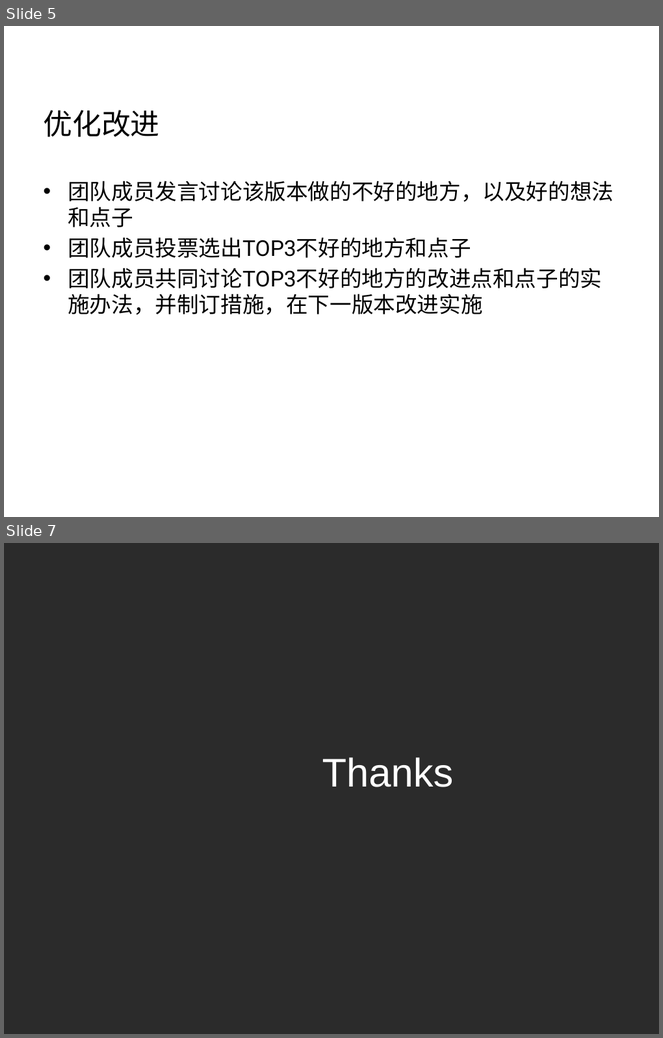
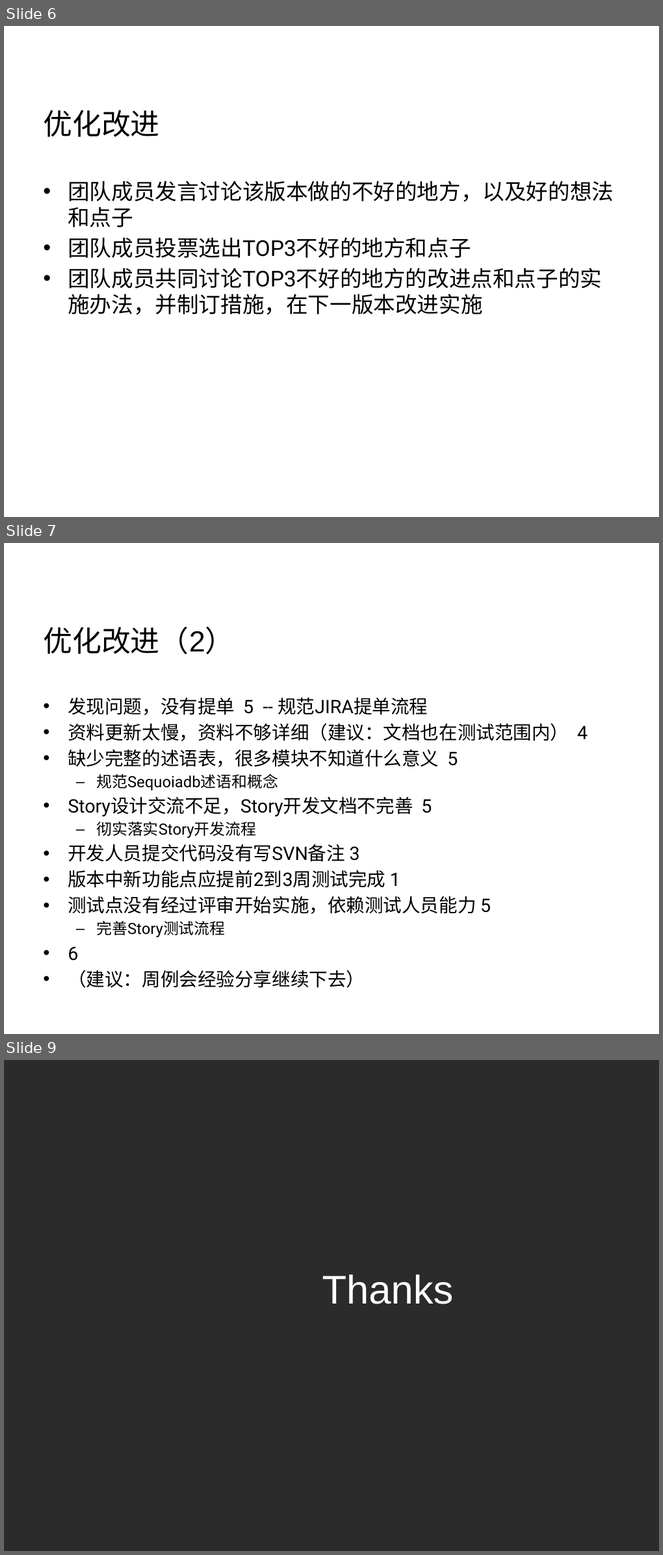
Before and after one commit to Vivian-hihi/SequoiaDB, a slide deck: internal_doc/00.项目管理/01.会议纪要/SequoiaDB 1.8版本回顾会议_20140707.pptx. Shown one above the other, each under a label of ours: slides 5 and 7 before the commit, slides 6, 7 and 9 after it; the slides between them are not shown. The pictures are 663x1038 and 663x1555 pixels, drawn with LibreOffice and Linux fonts; fonts in the diff are those of the drawing; background and template pictures are left out; a plain dark background stands for a picture behind light text. Boxes give left, top, right and bottom in pixels: in the first picture for what was removed or moved away, otherwise in the second. Text is boxed around its words. In the diff, an @@ line names an element or a change of style, - is before the commit and + after.

```diff
--- a/internal_doc/00.项目管理/01.会议纪要/SequoiaDB 1.8版本回顾会议_20140707.pptx
+++ b/internal_doc/00.项目管理/01.会议纪要/SequoiaDB 1.8版本回顾会议_20140707.pptx
@@ slide 7 added at [4, 543, 659, 1034], background picture (left out) @@
@@ title added at [43, 626, 234, 654], 32 pt, text #000000 @@
+优化改进（2）
@@ text added at [68, 698, 588, 988], 20.4 pt, text #000000 @@
+• 发现问题，没有提单 5 -- 规范JIRA提单流程
+• 资料更新太慢，资料不够详细（建议：文档也在测试范围内） 4
+• 缺少完整的述语表，很多模块不知道什么意义 5
+  – 规范Sequoiadb述语和概念
+• Story设计交流不足，Story开发文档不完善 5
+  – 彻实落实Story开发流程
+• 开发人员提交代码没有写SVN备注 3
+• 版本中新功能点应提前2到3周测试完成 1
+• 测试点没有经过评审开始实施，依赖测试人员能力 5
+  – 完善Story测试流程
+• 6
+• （建议：周例会经验分享继续下去）
@@ what was slide 5 is now slide 6 @@
@@ what was slide 7 is now slide 9 @@
```
Also in this commit, not shown: 1 slide changed, 1 other slide added.
